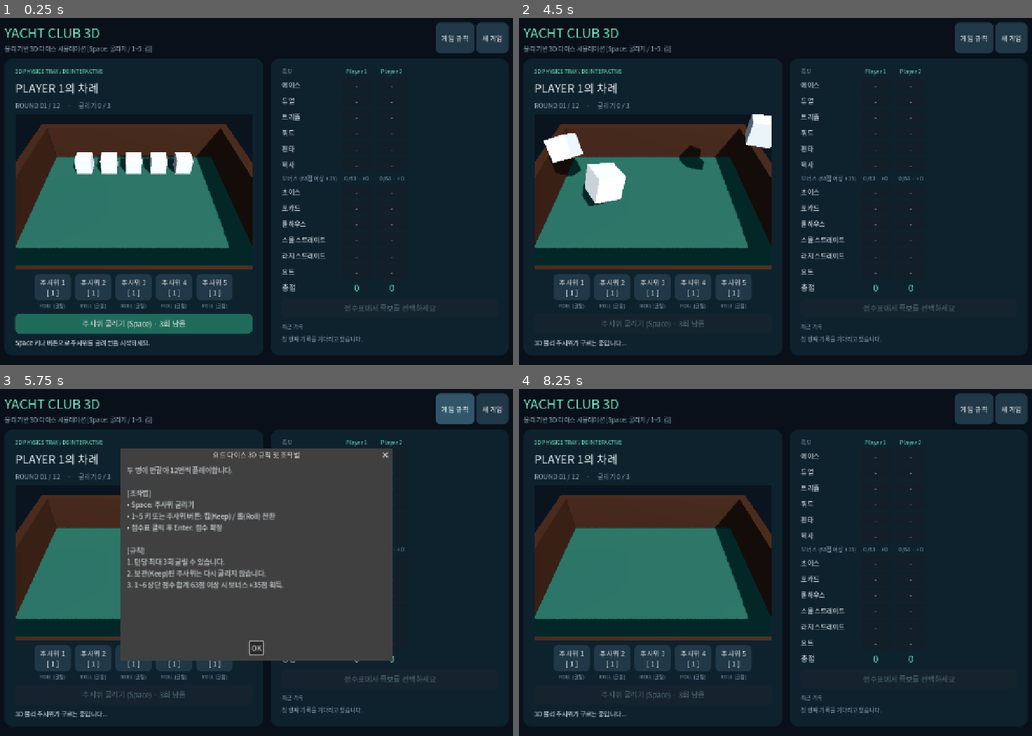
Above: before the commit, frames 1-4 (two rows, left to right).
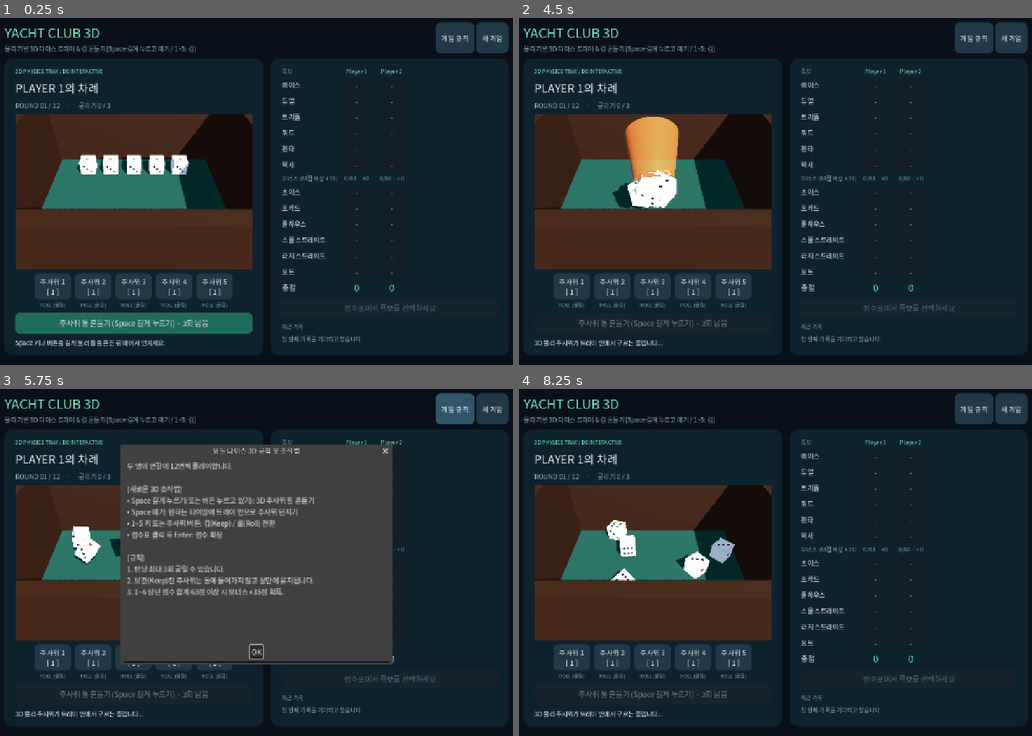
Above: after the commit, the same moments.

Repository: kjw0615/yatcha
Game: Godot game, scene res://scenes/main_3d.tscn
Two runs of this game, one before a commit and one after it. Both use one fixed random seed, a clock stepped at 60 frames per second and the inputs below.
Inputs (mouse positions are in pixels of both pictures, inside the frame that each line leads up to):
- Up to frame 1 (0.25 s): no input
- Up to frame 2 (4.5 s): click "주사위 1 [ 1 ]" at 0.5 s; click "주사위 2 [ 1 ]" at 1.25 s; click "주사위 3 [ 1 ]" at 2 s; click "주사위 4 [ 1 ]" at 2.75 s; click "주사위 5 [ 1 ]" at 3.5 s; click (652, 323) at 4.25 s, where only the run before the commit has a clickable "주사위 굴리기 (Space) · 3회 남음"
- Up to frame 3 (5.75 s): click "게임 규칙" at 5 s
- Up to frame 4 (8.25 s): click "게임 규칙" at 5.75 s; click "새 게임" at 6.5 s; click "새 게임" at 7.25 s; click "OK" at 8 s

The runs differ from the first frame. In frame 1, 13% of the frame differs, in the area x 3-50%, y 7-95%; in frame 2, 16%; in frame 3, 11%; in frame 4, 13%.

Commit message:
feat: add dice cup shaking/throwing mechanics, 6-face pip textures, and containment ceiling

Diff:
--- a/scenes/board_3d.tscn
+++ b/scenes/board_3d.tscn
@@ -22,10 +22,10 @@
 size = Vector3(12, 0.4, 10)
 
 [sub_resource type="BoxShape3D" id="BoxShape3D_wall_x"]
-size = Vector3(0.5, 2.5, 10)
+size = Vector3(0.6, 5.0, 10)
 
 [sub_resource type="BoxShape3D" id="BoxShape3D_wall_z"]
-size = Vector3(12, 2.5, 0.5)
+size = Vector3(12, 5.0, 0.6)
 
 [sub_resource type="StandardMaterial3D" id="StandardMaterial3D_wood"]
 albedo_color = Color(0.18, 0.11, 0.08, 1)
@@ -33,11 +33,14 @@
 
 [sub_resource type="BoxMesh" id="BoxMesh_wall_x"]
 material = SubResource("StandardMaterial3D_wood")
-size = Vector3(0.5, 2.5, 10)
+size = Vector3(0.6, 5.0, 10)
 
 [sub_resource type="BoxMesh" id="BoxMesh_wall_z"]
 material = SubResource("StandardMaterial3D_wood")
-size = Vector3(12, 2.5, 0.5)
+size = Vector3(12, 5.0, 0.6)
+
+[sub_resource type="BoxShape3D" id="BoxShape3D_ceiling"]
+size = Vector3(12, 0.4, 10)
 
 [node name="Board3D" type="Node3D"]
 script = ExtResource("1_board")
@@ -52,7 +55,7 @@
 shadow_enabled = true
 
 [node name="Camera3D" type="Camera3D" parent="."]
-transform = Transform3D(1, 0, 0, 0, 0.707107, 0.707107, 0, -0.707107, 0.707107, 0, 8.5, 7.5)
+transform = Transform3D(1, 0, 0, 0, 0.707107, 0.707107, 0, -0.707107, 0.707107, 0, 9.2, 8.2)
 current = true
 fov = 42.0
 
@@ -66,7 +69,7 @@
 mesh = SubResource("BoxMesh_floor")
 
 [node name="WallLeft" type="StaticBody3D" parent="."]
-transform = Transform3D(1, 0, 0, 0, 1, 0, 0, 0, 1, -5.8, 1.0, 0)
+transform = Transform3D(1, 0, 0, 0, 1, 0, 0, 0, 1, -5.8, 2.3, 0)
 
 [node name="CollisionShape3D" type="CollisionShape3D" parent="WallLeft"]
 shape = SubResource("BoxShape3D_wall_x")
@@ -75,7 +78,7 @@
 mesh = SubResource("BoxMesh_wall_x")
 
 [node name="WallRight" type="StaticBody3D" parent="."]
-transform = Transform3D(1, 0, 0, 0, 1, 0, 0, 0, 1, 5.8, 1.0, 0)
+transform = Transform3D(1, 0, 0, 0, 1, 0, 0, 0, 1, 5.8, 2.3, 0)
 
 [node name="CollisionShape3D" type="CollisionShape3D" parent="WallRight"]
 shape = SubResource("BoxShape3D_wall_x")
@@ -84,7 +87,7 @@
 mesh = SubResource("BoxMesh_wall_x")
 
 [node name="WallBack" type="StaticBody3D" parent="."]
-transform = Transform3D(1, 0, 0, 0, 1, 0, 0, 0, 1, 0, 1.0, -4.8)
+transform = Transform3D(1, 0, 0, 0, 1, 0, 0, 0, 1, 0, 2.3, -4.8)
 
 [node name="CollisionShape3D" type="CollisionShape3D" parent="WallBack"]
 shape = SubResource("BoxShape3D_wall_z")
@@ -93,10 +96,16 @@
 mesh = SubResource("BoxMesh_wall_z")
 
 [node name="WallFront" type="StaticBody3D" parent="."]
-transform = Transform3D(1, 0, 0, 0, 1, 0, 0, 0, 1, 0, 1.0, 4.8)
+transform = Transform3D(1, 0, 0, 0, 1, 0, 0, 0, 1, 0, 2.3, 4.8)
 
 [node name="CollisionShape3D" type="CollisionShape3D" parent="WallFront"]
 shape = SubResource("BoxShape3D_wall_z")
 
 [node name="MeshInstance3D" type="MeshInstance3D" parent="WallFront"]
 mesh = SubResource("BoxMesh_wall_z")
+
+[node name="TrayCeiling" type="StaticBody3D" parent="."]
+transform = Transform3D(1, 0, 0, 0, 1, 0, 0, 0, 1, 0, 6.2, 0)
+
+[node name="CollisionShape3D" type="CollisionShape3D" parent="TrayCeiling"]
+shape = SubResource("BoxShape3D_ceiling")
--- a/scenes/die_3d.tscn
+++ b/scenes/die_3d.tscn
@@ -1,16 +1,60 @@
-[gd_scene load_steps=5 format=3]
+[gd_scene load_steps=18 format=3]
 
 [ext_resource type="Script" path="res://scripts/die_3d.gd" id="1_die3d"]
+[ext_resource type="Texture2D" path="res://assets/textures/die_face_1.png" id="2_face1"]
+[ext_resource type="Texture2D" path="res://assets/textures/die_face_2.png" id="3_face2"]
+[ext_resource type="Texture2D" path="res://assets/textures/die_face_3.png" id="4_face3"]
+[ext_resource type="Texture2D" path="res://assets/textures/die_face_4.png" id="5_face4"]
+[ext_resource type="Texture2D" path="res://assets/textures/die_face_5.png" id="6_face5"]
+[ext_resource type="Texture2D" path="res://assets/textures/die_face_6.png" id="7_face6"]
 
 [sub_resource type="PhysicsMaterial" id="PhysicsMaterial_die"]
-friction = 0.5
-bounce = 0.35
+friction = 0.6
+bounce = 0.25
 
 [sub_resource type="BoxShape3D" id="BoxShape3D_die"]
 size = Vector3(1, 1, 1)
 
-[sub_resource type="BoxMesh" id="BoxMesh_die"]
-size = Vector3(1, 1, 1)
+[sub_resource type="StandardMaterial3D" id="StandardMaterial3D_base"]
+albedo_color = Color(0.92, 0.94, 0.96, 1)
+roughness = 0.4
+
+[sub_resource type="BoxMesh" id="BoxMesh_body"]
+material = SubResource("StandardMaterial3D_base")
+size = Vector3(0.99, 0.99, 0.99)
+
+[sub_resource type="QuadMesh" id="QuadMesh_face"]
+size = Vector2(0.96, 0.96)
+
+[sub_resource type="StandardMaterial3D" id="StandardMaterial3D_mat1"]
+transparency = 1
+albedo_texture = ExtResource("2_face1")
+roughness = 0.35
+
+[sub_resource type="StandardMaterial3D" id="StandardMaterial3D_mat6"]
+transparency = 1
+albedo_texture = ExtResource("7_face6")
+roughness = 0.35
+
+[sub_resource type="StandardMaterial3D" id="StandardMaterial3D_mat2"]
+transparency = 1
+albedo_texture = ExtResource("3_face2")
+roughness = 0.35
+
+[sub_resource type="StandardMaterial3D" id="StandardMaterial3D_mat5"]
+transparency = 1
+albedo_texture = ExtResource("6_face5")
+roughness = 0.35
+
+[sub_resource type="StandardMaterial3D" id="StandardMaterial3D_mat3"]
+transparency = 1
+albedo_texture = ExtResource("4_face3")
+roughness = 0.35
+
+[sub_resource type="StandardMaterial3D" id="StandardMaterial3D_mat4"]
+transparency = 1
+albedo_texture = ExtResource("5_face4")
+roughness = 0.35
 
 [node name="Die3D" type="RigidBody3D"]
 mass = 1.0
@@ -18,12 +62,42 @@
 continuous_cd = true
 max_contacts_reported = 4
 contact_monitor = true
-linear_damp = 0.15
-angular_damp = 0.25
+linear_damp = 0.25
+angular_damp = 0.35
 script = ExtResource("1_die3d")
 
 [node name="CollisionShape3D" type="CollisionShape3D" parent="."]
 shape = SubResource("BoxShape3D_die")
 
-[node name="MeshInstance3D" type="MeshInstance3D" parent="."]
-mesh = SubResource("BoxMesh_die")
+[node name="BodyMesh" type="MeshInstance3D" parent="."]
+mesh = SubResource("BoxMesh_body")
+
+[node name="FaceTop_1" type="MeshInstance3D" parent="."]
+transform = Transform3D(1, 0, 0, 0, 0, 1, 0, -1, 0, 0, 0.501, 0)
+mesh = SubResource("QuadMesh_face")
+surface_material_override/0 = SubResource("StandardMaterial3D_mat1")
+
+[node name="FaceBottom_6" type="MeshInstance3D" parent="."]
+transform = Transform3D(1, 0, 0, 0, 0, -1, 0, 1, 0, 0, -0.501, 0)
+mesh = SubResource("QuadMesh_face")
+surface_material_override/0 = SubResource("StandardMaterial3D_mat6")
+
+[node name="FaceRight_2" type="MeshInstance3D" parent="."]
+transform = Transform3D(0, 0, -1, 0, 1, 0, 1, 0, 0, 0.501, 0, 0)
+mesh = SubResource("QuadMesh_face")
+surface_material_override/0 = SubResource("StandardMaterial3D_mat2")
+
+[node name="FaceLeft_5" type="MeshInstance3D" parent="."]
+transform = Transform3D(0, 0, 1, 0, 1, 0, -1, 0, 0, -0.501, 0, 0)
+mesh = SubResource("QuadMesh_face")
+surface_material_override/0 = SubResource("StandardMaterial3D_mat5")
+
+[node name="FaceFront_3" type="MeshInstance3D" parent="."]
+transform = Transform3D(1, 0, 0, 0, 1, 0, 0, 0, 1, 0, 0, 0.501)
+mesh = SubResource("QuadMesh_face")
+surface_material_override/0 = SubResource("StandardMaterial3D_mat3")
+
+[node name="FaceBack_4" type="MeshInstance3D" parent="."]
+transform = Transform3D(-1, 0, 0, 0, 1, 0, 0, 0, -1, 0, 0, -0.501)
+mesh = SubResource("QuadMesh_face")
+surface_material_override/0 = SubResource("StandardMaterial3D_mat4")
--- a/scripts/board_3d.gd
+++ b/scripts/board_3d.gd
@@ -2,6 +2,7 @@
 
 signal die_clicked(index: int)
 signal roll_finished(values: Array)
+signal cup_state_changed(is_shaking: bool, power: float)
 
 const Die3DScene = preload("res://scenes/die_3d.tscn")
 const KEEP_SLOTS = [
@@ -12,22 +13,79 @@
 	Vector3(3.2, 0.6, -3.2)
 ]
 
-const ROLL_SPAWN = [
-	Vector3(-2.0, 3.5, 0.5),
-	Vector3(-1.0, 3.8, 1.2),
-	Vector3(0.0, 4.0, 0.2),
-	Vector3(1.0, 3.7, 1.0),
-	Vector3(2.0, 3.6, 0.6)
-]
-
 var dice_nodes: Array = []
 var pending_stops: int = 0
 var is_rolling_phase: bool = false
 var rng = RandomNumberGenerator.new()
 
+# 3D 컵(Cup) 관련 노드 및 상태
+var dice_cup: Node3D
+var cup_mesh: MeshInstance3D
+var is_cup_shaking: bool = false
+var shake_timer: float = 0.0
+var shake_intensity: float = 0.0
+var current_held_states: Array = [false, false, false, false, false]
+
 func _ready() -> void:
 	rng.randomize()
+	build_dice_cup()
 	spawn_dice()
+
+func build_dice_cup() -> void:
+	dice_cup = Node3D.new()
+	dice_cup.name = "DiceCup"
+	dice_cup.position = Vector3(0, 3.2, 2.2)
+	add_child(dice_cup)
+
+	cup_mesh = MeshInstance3D.new()
+	var cylinder = CylinderMesh.new()
+	cylinder.top_radius = 1.3
+	cylinder.bottom_radius = 0.9
+	cylinder.height = 2.4
+	cup_mesh.mesh = cylinder
+
+	var cup_mat = StandardMaterial3D.new()
+	cup_mat.albedo_color = Color(0.72, 0.42, 0.22, 0.85)
+	cup_mat.roughness = 0.3
+	cup_mat.metallic = 0.2
+	cup_mat.transparency = BaseMaterial3D.TRANSPARENCY_ALPHA
+	cup_mesh.material_override = cup_mat
+	dice_cup.add_child(cup_mesh)
+	dice_cup.visible = false
+
+func _process(delta: float) -> void:
+	if is_cup_shaking:
+		shake_timer += delta
+		shake_intensity = clamp(shake_intensity + delta * 0.8, 0.2, 1.8)
+		# 컵 흔들기 쉐이크 모션
+		var offset_x = sin(shake_timer * 26.0) * (0.28 * shake_intensity)
+		var offset_y = cos(shake_timer * 34.0) * (0.16 * shake_intensity)
+		var offset_z = sin(shake_timer * 20.0) * (0.12 * shake_intensity)
+		dice_cup.position = Vector3(offset_x, 3.2 + offset_y, 1.6 + offset_z)
+		dice_cup.rotation = Vector3(
+			sin(shake_timer * 18.0) * 0.25,
+			cos(shake_timer * 22.0) * 0.3,
+			sin(shake_timer * 30.0) * 0.35
+		)
+
+		# 컵 안에 담긴 주사위들도 컵 내부에서 덜컹거리며 함께 흔들림
+		var idx = 0
+		for i in range(5):
+			if not current_held_states[i]:
+				var d = dice_nodes[i]
+				var d_offset = Vector3(
+					sin(shake_timer * 24.0 + idx * 1.3) * 0.4,
+					cos(shake_timer * 28.0 + idx * 1.1) * 0.3,
+					cos(shake_timer * 20.0 + idx * 1.5) * 0.4
+				)
+				d.position = dice_cup.position + Vector3(0, -0.3, 0) + d_offset
+				d.rotation = Vector3(
+					sin(shake_timer * 15.0 + idx) * 3.0,
+					cos(shake_timer * 18.0 + idx) * 3.0,
+					idx * 1.2
+				)
+				idx += 1
+		cup_state_changed.emit(true, shake_intensity)
 
 func spawn_dice() -> void:
 	for i in range(5):
@@ -39,34 +97,81 @@
 		die.stopped.connect(_on_single_die_stopped.bind(i))
 		die.freeze = true
 
-func roll(held_states: Array) -> void:
+func start_shaking_cup(held_states: Array) -> void:
+	if is_rolling_phase:
+		return
+	current_held_states = held_states.duplicate()
+	is_cup_shaking = true
+	shake_timer = 0.0
+	shake_intensity = 0.2
+	dice_cup.visible = true
+	dice_cup.rotation = Vector3.ZERO
+	dice_cup.position = Vector3(0, 3.2, 1.6)
+
+	for i in range(5):
+		var die = dice_nodes[i]
+		if not current_held_states[i]:
+			die.freeze = true
+			die.linear_velocity = Vector3.ZERO
+			die.angular_velocity = Vector3.ZERO
+
+func release_and_throw_cup() -> void:
+	if not is_cup_shaking:
+		return
+	is_cup_shaking = false
+	cup_state_changed.emit(false, 0.0)
+
+	# 컵을 앞으로 기울여 쏟아붓는 트윈 연출
+	var tween = create_tween()
+	tween.set_parallel(true)
+	tween.tween_property(dice_cup, "rotation", Vector3(-1.3, 0, 0), 0.2)
+	tween.tween_property(dice_cup, "position", Vector3(0, 3.8, 0.4), 0.2)
+	await tween.finished
+	dice_cup.visible = false
+
+	# 주사위들을 트레이 바닥으로 물리적으로 투척
+	execute_throw(shake_intensity)
+
+func execute_throw(power: float = 1.0) -> void:
 	is_rolling_phase = true
 	pending_stops = 0
 
+	var throw_speed = clamp(power, 0.5, 2.0)
 	for i in range(5):
 		var die = dice_nodes[i]
-		if not held_states[i]:
+		if not current_held_states[i]:
 			pending_stops += 1
 			die.freeze = false
-			die.position = ROLL_SPAWN[i]
+			# 컵 위치에서 앞으로 발사
+			die.position = dice_cup.position + Vector3(
+				rng.randf_range(-0.6, 0.6),
+				rng.randf_range(-0.3, 0.1),
+				rng.randf_range(-0.5, 0.2)
+			)
 			die.linear_velocity = Vector3.ZERO
 			die.angular_velocity = Vector3.ZERO
 
-			# 물리적 임펄스 및 회전 토크 적용
 			var impulse = Vector3(
-				rng.randf_range(-1.5, 1.5),
-				rng.randf_range(1.0, 3.0),
-				rng.randf_range(-1.5, 1.5)
+				rng.randf_range(-2.2, 2.2) * throw_speed,
+				rng.randf_range(1.2, 3.2) * throw_speed,
+				rng.randf_range(-4.5, -2.0) * throw_speed
 			)
 			var torque = Vector3(
-				rng.randf_range(-15.0, 15.0),
-				rng.randf_range(-15.0, 15.0),
-				rng.randf_range(-15.0, 15.0)
+				rng.randf_range(-22.0, 22.0) * throw_speed,
+				rng.randf_range(-22.0, 22.0) * throw_speed,
+				rng.randf_range(-22.0, 22.0) * throw_speed
 			)
 			die.roll(impulse, torque)
 
+func roll(held_states: Array) -> void:
+	# 단발 롤(Quick Roll) 요청 시 컵 흔들기 -> 바로 던지기 수행
+	current_held_states = held_states.duplicate()
+	dice_cup.position = Vector3(0, 3.4, 1.8)
+	execute_throw(1.0)
+
 func set_held(index: int, is_held: bool) -> void:
 	var die = dice_nodes[index]
+	current_held_states[index] = is_held
 	if is_held:
 		var target_tf = Transform3D(Basis(), KEEP_SLOTS[index])
 		die.set_kept(true, target_tf, 0.35)
--- a/scripts/main_3d.gd
+++ b/scripts/main_3d.gd
@@ -30,6 +30,10 @@
 var history: Array = []
 var rng = RandomNumberGenerator.new()
 
+# 스페이스바 누르고 있기(흔들기) 상태 관리
+var is_space_pressed: bool = false
+var is_shaking_cup: bool = false
+
 func _ready() -> void:
 	rng.randomize()
 	var ui_theme = Theme.new()
@@ -43,14 +47,35 @@
 	new_game()
 
 func _unhandled_input(event: InputEvent) -> void:
-	if event is InputEventKey and event.pressed and not event.echo:
+	if event is InputEventKey:
 		if event.keycode == KEY_SPACE:
-			roll_dice()
-		elif event.keycode >= KEY_1 and event.keycode <= KEY_5:
-			toggle_hold(event.keycode - KEY_1)
-		elif event.keycode == KEY_ENTER:
-			if selected >= 0 and not commit_button.disabled:
-				commit_score()
+			if event.pressed and not event.echo:
+				_on_roll_press_started()
+			elif not event.pressed:
+				_on_roll_press_released()
+		elif event.pressed and not event.echo:
+			if event.keycode >= KEY_1 and event.keycode <= KEY_5:
+				toggle_hold(event.keycode - KEY_1)
+			elif event.keycode == KEY_ENTER:
+				if selected >= 0 and not commit_button.disabled:
+					commit_score()
+
+func _on_roll_press_started() -> void:
+	if busy or finished or rolls >= 3 or held.all(func(value): return value):
+		return
+	is_space_pressed = true
+	is_shaking_cup = true
+	selected = -1
+	refresh()
+	board_3d.start_shaking_cup(held)
+
+func _on_roll_press_released() -> void:
+	if is_shaking_cup:
+		is_shaking_cup = false
+		is_space_pressed = false
+		busy = true
+		refresh()
+		board_3d.release_and_throw_cup()
 
 func style(color: Color, radius: int = 12) -> StyleBoxFlat:
 	var box = StyleBoxFlat.new()
@@ -115,7 +140,7 @@
 	brand.size_flags_horizontal = Control.SIZE_EXPAND_FILL
 	header.add_child(brand)
 	label_in(brand, "YACHT CLUB 3D", 32, MINT)
-	label_in(brand, "물리 기반 3D 다이스 시뮬레이션 [Space: 굴리기 / 1~5: 킵]", 15, MUTED)
+	label_in(brand, "물리 기반 3D 다이스 트레이 & 컵 흔들기 [Space 길게 누르고 떼기 / 1~5: 킵]", 15, MUTED)
 	button_in(header, "게임 규칙", show_rules)
 	button_in(header, "새 게임", confirm_restart)
 
@@ -146,6 +171,7 @@
 	board_3d = Board3DScene.instantiate()
 	subviewport.add_child(board_3d)
 	board_3d.roll_finished.connect(_on_3d_roll_finished)
+	board_3d.cup_state_changed.connect(_on_cup_state_changed)
 
 	# 하단 킵(Keep) 상태 표시 및 토글 버튼 바
 	var tray = HBoxContainer.new()
@@ -168,11 +194,20 @@
 		caption.horizontal_alignment = HORIZONTAL_ALIGNMENT_CENTER
 		hold_labels.append(caption)
 
-	roll_button = button_in(left, "주사위 굴리기 (Space)", roll_dice)
-	roll_button.custom_minimum_size.y = 50
+	# 마우스로도 누르고 있다 뗄 수 있는 굴리기 버튼
+	roll_button = Button.new()
+	roll_button.text = "주사위 통 흔들기 및 던지기 (Space)"
+	roll_button.custom_minimum_size.y = 52
+	roll_button.mouse_default_cursor_shape = Control.CURSOR_POINTING_HAND
 	roll_button.add_theme_font_size_override("font_size", 18)
 	roll_button.add_theme_stylebox_override("normal", style(Color("1f6b5b")))
 	roll_button.add_theme_stylebox_override("hover", style(Color("2a8f7a")))
+	roll_button.add_theme_stylebox_override("pressed", style(Color("bf8438")))
+	roll_button.add_theme_stylebox_override("disabled", style(Color("14232e")))
+	roll_button.button_down.connect(_on_roll_press_started)
+	roll_button.button_up.connect(_on_roll_press_released)
+	left.add_child(roll_button)
+
 	status_label = label_in(left, "", 15, WHITE)
 	status_label.autowrap_mode = TextServer.AUTOWRAP_WORD_SMART
 
@@ -233,6 +268,8 @@
 	selected = -1
 	busy = false
 	finished = false
+	is_shaking_cup = false
+	is_space_pressed = false
 	history.clear()
 	held = [false, false, false, false, false]
 	dice = [1, 1, 1, 1, 1]
@@ -242,21 +279,16 @@
 	refresh()
 
 func toggle_hold(index: int) -> void:
-	if rolls == 0 or busy or finished:
+	if rolls == 0 or busy or finished or is_shaking_cup:
 		return
 	held[index] = not held[index]
 	board_3d.set_held(index, held[index])
 	refresh()
 
-func roll_dice() -> void:
-	if busy or finished or rolls >= 3 or held.all(func(value): return value):
-		return
-	busy = true
-	selected = -1
-	refresh()
-
-	# 3D 물리 주사위 굴리기 발동
-	board_3d.roll(held)
+func _on_cup_state_changed(shaking: bool, power: float) -> void:
+	if shaking:
+		status_label.text = "통을 흔드는 중입니다! (파워: %.1fx) - 원하는 타이밍에 키나 버튼을 떼어 던지세요!" % power
+		roll_button.text = "흔드는 중! (떼면 던지기)"
 
 func _on_3d_roll_finished(new_values: Array) -> void:
 	for i in range(5):
@@ -306,17 +338,21 @@
 			completed += 1
 	turn_label.text = "PLAYER %d의 차례" % (player + 1)
 	phase_label.text = "ROUND %02d / 12     ·     굴리기 %d / 3" % [mini(12, completed + 1), rolls]
-	roll_button.text = "주사위 굴리기 (Space) · %d회 남음" % (3 - rolls)
+
+	if not is_shaking_cup:
+		roll_button.text = "주사위 통 흔들기 (Space 길게 누르기) · %d회 남음" % (3 - rolls)
+
 	roll_button.disabled = busy or finished or rolls >= 3 or held.all(func(value): return value)
 	commit_button.disabled = selected < 0 or busy or finished
 
-	status_label.text = "Space 키나 버튼으로 주사위를 굴려 턴을 시작하세요."
-	if busy:
-		status_label.text = "3D 물리 주사위가 구르는 중입니다..."
-	elif rolls > 0:
-		status_label.text = "1~5번 키나 주사위를 눌러 킵(Keep)하거나, 오른쪽에서 족보를 선택하세요."
-		if rolls == 3:
-			status_label.text = "굴리기를 모두 소진했습니다. 점수를 기록할 족보를 선택하세요."
+	if not is_shaking_cup:
+		status_label.text = "Space 키나 버튼을 길게 눌러 통을 흔든 뒤 떼어서 던지세요."
+		if busy:
+			status_label.text = "3D 물리 주사위가 트레이 안에서 구르는 중입니다..."
+		elif rolls > 0:
+			status_label.text = "1~5번 키나 주사위를 눌러 킵(Keep)하거나, 오른쪽에서 족보를 선택하세요."
+			if rolls == 3:
+				status_label.text = "굴리기를 모두 소진했습니다. 점수를 기록할 족보를 선택하세요."
 
 	commit_button.text = "점수표에서 족보를 선택하세요"
 	if selected >= 0:
@@ -350,11 +386,11 @@
 func show_rules() -> void:
 	var dialog = AcceptDialog.new()
 	dialog.title = "요트 다이스 3D 규칙 및 조작법"
-	dialog.dialog_text = "두 명이 번갈아 12번씩 플레이합니다.\n\n[조작법]\n• Space: 주사위 굴리기\n• 1~5 키 또는 주사위 버튼: 킵(Keep) / 롤(Roll) 전환\n• 점수표 클릭 후 Enter: 점수 확정\n\n[규칙]\n1. 턴당 최대 3회 굴릴 수 있습니다.\n2. 보관(Keep)된 주사위는 다시 굴리지 않습니다.\n3. 1~6 상단 점수 합계 63점 이상 시 보너스 +35점 획득."
+	dialog.dialog_text = "두 명이 번갈아 12번씩 플레이합니다.\n\n[새로운 3D 조작법]\n• Space 길게 누르기(또는 버튼 누르고 있기): 3D 주사위 통 흔들기\n• Space 떼기: 원하는 타이밍에 트레이 안으로 주사위 던지기\n• 1~5 키 또는 주사위 버튼: 킵(Keep) / 롤(Roll) 전환\n• 점수표 클릭 후 Enter: 점수 확정\n\n[규칙]\n1. 턴당 최대 3회 굴릴 수 있습니다.\n2. 보관(Keep)된 주사위는 통에 들어가지 않고 상단에 유지됩니다.\n3. 1~6 상단 점수 합계 63점 이상 시 보너스 +35점 획득."
 	add_child(dialog)
 	dialog.confirmed.connect(dialog.queue_free)
 	dialog.canceled.connect(dialog.queue_free)
-	dialog.popup_centered(Vector2i(650, 480))
+	dialog.popup_centered(Vector2i(650, 500))
 
 func confirm_restart() -> void:
 	if busy:
Binary file added: assets/textures/die_face_1.png
Not shown, added: assets/textures/die_face_1.png.import
Binary file added: assets/textures/die_face_2.png
Not shown, added: assets/textures/die_face_2.png.import
Binary file added: assets/textures/die_face_3.png
Not shown, added: assets/textures/die_face_3.png.import
Binary file added: assets/textures/die_face_4.png
Not shown, added: assets/textures/die_face_4.png.import
Binary file added: assets/textures/die_face_5.png
Not shown, added: assets/textures/die_face_5.png.import
Binary file added: assets/textures/die_face_6.png
Not shown, added: assets/textures/die_face_6.png.import
(and 3 more such lines)
